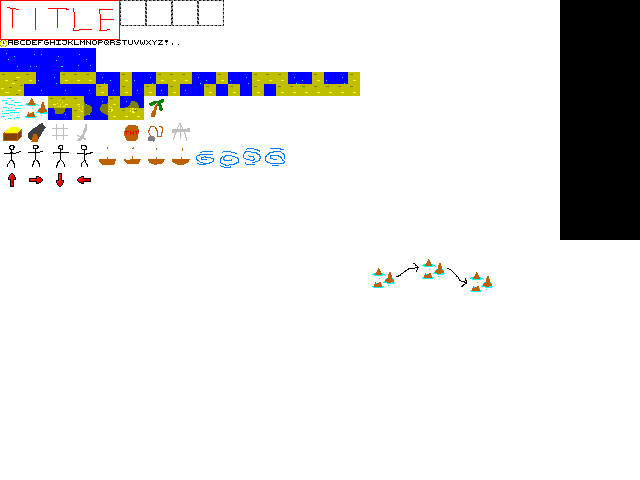
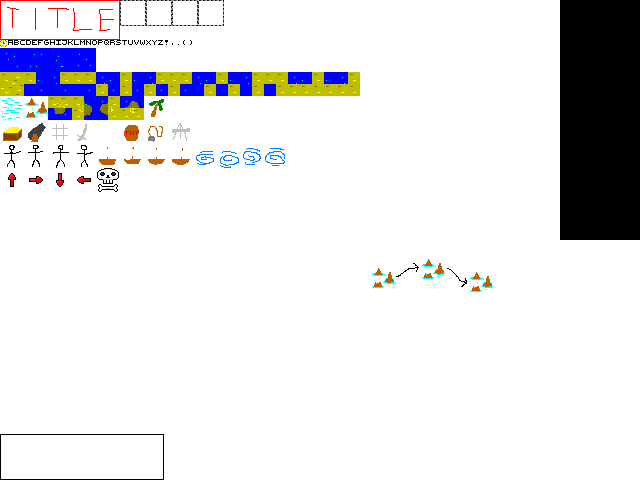
Two versions of the same layered image (w=640, h=480). Layer-by-layer changes:
painted on "content" over [0, 40, 192, 480]
